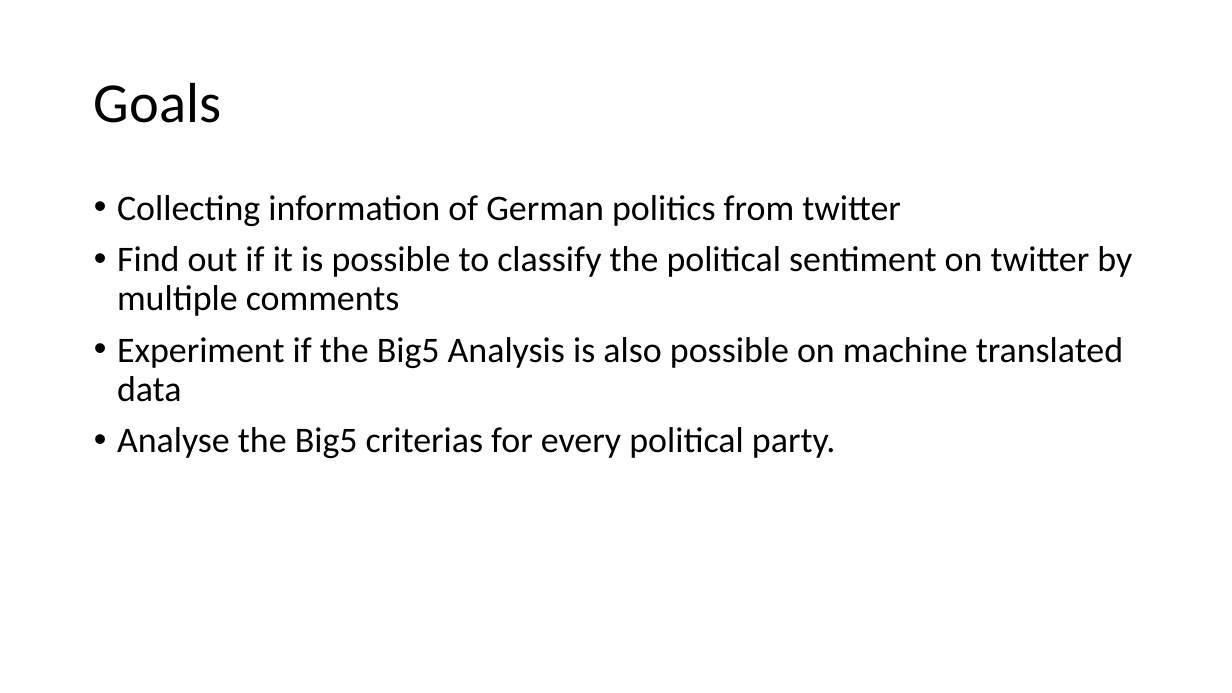
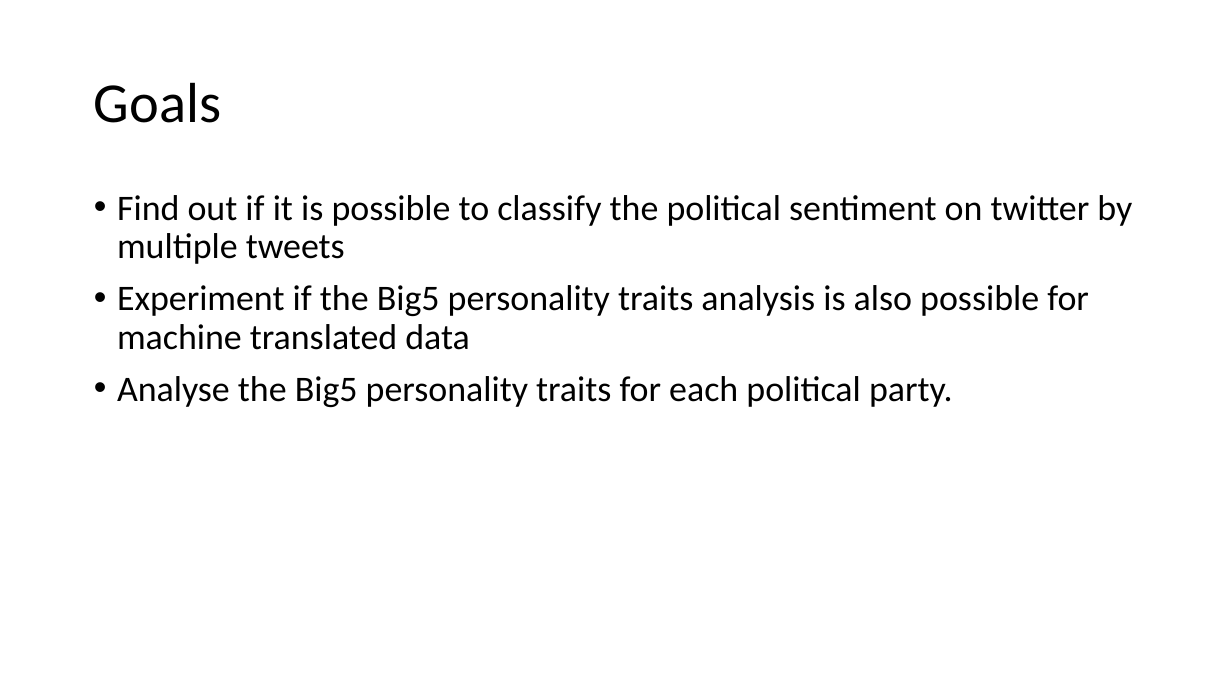
Before and after one commit to ThomasSedlmeyr/NLP_project_on_tweets_of_German_politicians, a slide deck: slide 4 of Presentation/Presentation.pptx (slide 3 before the commit). Drawn at 1232x693 pixels with LibreOffice and Linux fonts; fonts in the diff are those of the drawing. Boxes give left, top, right and bottom in pixels: in the first picture for what was removed or moved away, otherwise in the second. Text is boxed around its words. In the diff, an @@ line names an element or a change of style, - is before the commit and + after.

Commit message:
some small changes to get the code running for the presentation and also updateted the presentation text

```diff
--- a/Presentation/Presentation.pptx
+++ b/Presentation/Presentation.pptx
@@ text at (117,195,1132,407): text changed @@
-• Collecting information of German politics from twitter
-• Find out if it is possible to classify the political sentiment on twitter by multiple comments
-• Experiment if the Big5 Analysis is also possible on machine translated data
-• Analyse the Big5 criterias for every political party.
+• Find out if it is possible to classify the political sentiment on twitter by multiple tweets
+• Experiment if the Big5 personality traits analysis is also possible for machine translated data
+• Analyse the Big5 personality traits for each political party.
```
Also in this commit, not shown: 1 other slide changed, 3 slides added, 5 other files.
